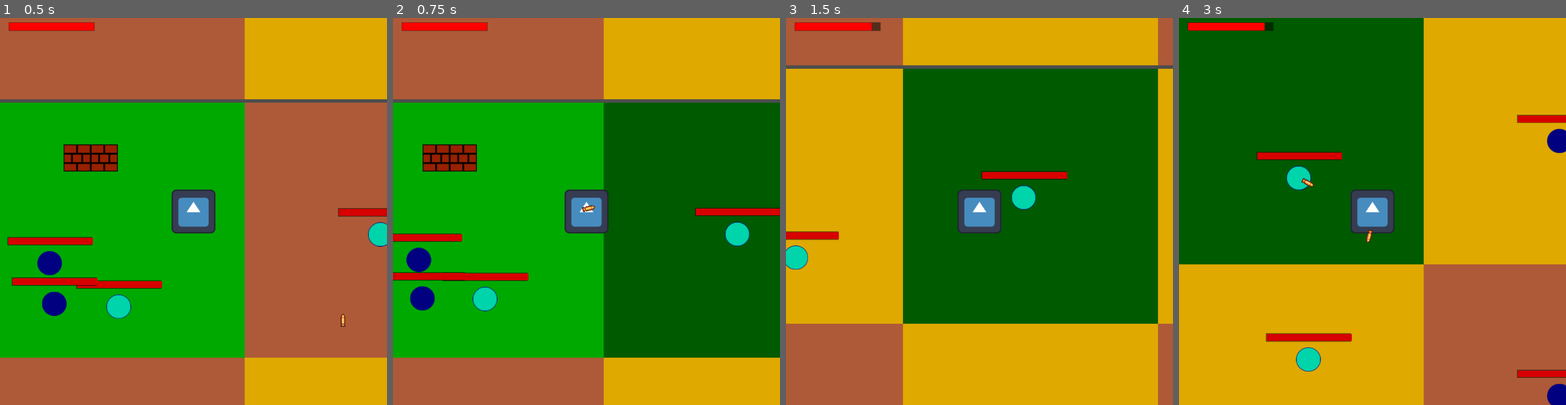
Above: before the commit, frames 1-4 (left to right).
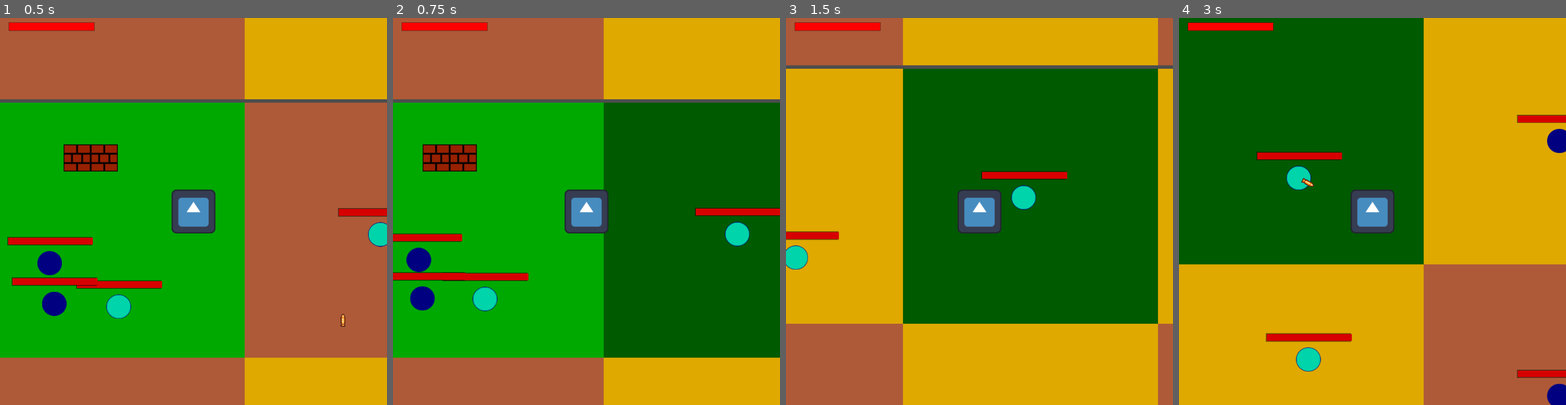
Above: after the commit, the same moments.

Repository: Jcalafange/IA_para_jogos
Game: Godot game, scene res://Cena1.tscn
Same seed, same stepped clock (60 frames per second), same inputs: the game is played once before the commit and once after it. The engine's default icon, where the game draws it, is replaced by a stand-in: a white triangle on a blue panel in a dark square.
Inputs (mouse positions are in pixels of both pictures, inside the frame that each line leads up to):
- Up to frame 1 (0.5 s): no input
- Up to frame 2 (0.75 s): move the mouse to (671, 192) at 0.52 s; hold D (move_right) from 0.53 s (still down); click (671, 192) at 0.67 s
- Up to frame 3 (1.5 s): move the mouse to (902, 230) at 1.27 s; release D (move_right) at 1.28 s; hold S (move_down) from 1.28 s (still down)
- Up to frame 4 (3 s): move the mouse to (1411, 126) at 2.02 s; release S (move_down) at 2.03 s; hold D (move_right) 2.03-2.78 s; move the mouse to (1353, 288) at 2.77 s; hold W (move_up) from 2.78 s (still down); click (1353, 288) at 2.92 s

Frame 1 is identical in both runs. In frame 2, less than 0.1% of the frame differs, in the area x 48-53%, y 48-51%; in frame 3, less than 0.1%; in frame 4, less than 0.1%, in the area x 22-51%, y 1-59%.

Commit message:
Create Branch

Diff:
--- a/Cena1.tscn
+++ b/Cena1.tscn
@@ -1,19 +1,15 @@
-[gd_scene load_steps=11 format=3 uid="uid://dvkx8053yek68"]
+[gd_scene load_steps=9 format=3 uid="uid://dvkx8053yek68"]
 
 [ext_resource type="Script" path="res://Scripts/GameController.gd" id="1_k3llr"]
 [ext_resource type="PackedScene" uid="uid://c46y1mpjb84cc" path="res://scenes/zonas/Zone.tscn" id="2_ibn4e"]
 [ext_resource type="PackedScene" uid="uid://c7yjtaywdoswx" path="res://scenes/ball/ball.tscn" id="3_glsyj"]
-[ext_resource type="Script" path="res://Scripts/bola.gd" id="3_opcuk"]
 [ext_resource type="Texture2D" uid="uid://dwrvjxtuxssb" path="res://sprints/brick.png" id="3_pycwx"]
-[ext_resource type="Texture2D" uid="uid://cflhx2ul21p2t" path="res://icon.svg" id="4_xq5yl"]
-[ext_resource type="Script" path="res://Scripts/BulletManager.gd" id="6_gvfge"]
+[ext_resource type="PackedScene" uid="uid://dp5gx5ao5yg1o" path="res://scenes/Player/player.tscn" id="6_qx3qy"]
 [ext_resource type="PackedScene" uid="uid://c1dr2qejk47wc" path="res://scenes/Bullet/bullet.tscn" id="7_v4s5h"]
+[ext_resource type="PackedScene" uid="uid://bdj2ucym8ro53" path="res://scenes/Bullet/bullet_manager.tscn" id="7_ye46o"]
 
 [sub_resource type="RectangleShape2D" id="RectangleShape2D_aprri"]
 size = Vector2(32, 32)
-
-[sub_resource type="RectangleShape2D" id="RectangleShape2D_rn4r2"]
-size = Vector2(52, 52)
 
 [node name="Node2D" type="Node2D"]
 
@@ -253,29 +249,6 @@
 color = Color(1, 0, 0, 1)
 metadata/_edit_use_anchors_ = true
 
-[node name="player" type="CharacterBody2D" parent="." groups=["Player"]]
-position = Vector2(240, 128)
-collision_mask = 7
-script = ExtResource("3_opcuk")
-metadata/_edit_group_ = true
-
-[node name="Sprite2D" type="Sprite2D" parent="player"]
-position = Vector2(0, 7.62939e-06)
-scale = Vector2(0.40625, 0.40625)
-texture = ExtResource("4_xq5yl")
-
-[node name="CollisionShape2D" type="CollisionShape2D" parent="player"]
-shape = SubResource("RectangleShape2D_rn4r2")
-
-[node name="ShootTimer" type="Timer" parent="player"]
-
-[node name="Camera2D" type="Camera2D" parent="player"]
-zoom = Vector2(1.976, 1.976)
-
-[node name="BulletManager" type="Node2D" parent="."]
-script = ExtResource("6_gvfge")
-bullet_scene = ExtResource("7_v4s5h")
-
-[connection signal="StatusChange" from="player" to="GameController" method="_on_player_status_change"]
-[connection signal="shoot" from="player" to="BulletManager" method="_on_player_shoot"]
-[connection signal="timeout" from="player/ShootTimer" to="player" method="_on_shoot_timer_timeout"]
+[node name="player" parent="." instance=ExtResource("6_qx3qy")]
+
+[node name="BulletManager" parent="." instance=ExtResource("7_ye46o")]
--- /dev/null
+++ b/CenaGOAP.tscn
@@ -0,0 +1,33 @@
+[gd_scene load_steps=7 format=3 uid="uid://bsw7w1tgio82b"]
+
+[ext_resource type="PackedScene" uid="uid://dp5gx5ao5yg1o" path="res://scenes/Player/player.tscn" id="1_7dmto"]
+[ext_resource type="Script" path="res://cena_goap.gd" id="1_k6e0f"]
+[ext_resource type="Texture2D" uid="uid://bdefv0w0xgt3e" path="res://assets/Bricks_001.png" id="1_r3p8i"]
+[ext_resource type="PackedScene" uid="uid://bdj2ucym8ro53" path="res://scenes/Bullet/bullet_manager.tscn" id="2_pbrnv"]
+[ext_resource type="PackedScene" uid="uid://ckftyrj1l3hqs" path="res://GoapScene/Enemie/Enemie.tscn" id="4_kve8a"]
+
+[sub_resource type="RectangleShape2D" id="RectangleShape2D_b5w7y"]
+size = Vector2(925, 676)
+
+[node name="CenaGoap" type="Node2D"]
+script = ExtResource("1_k6e0f")
+
+[node name="floorGround" type="Area2D" parent="."]
+
+[node name="Sprite2D" type="Sprite2D" parent="floorGround"]
+position = Vector2(454, 330.5)
+scale = Vector2(1.8125, 1.32227)
+texture = ExtResource("1_r3p8i")
+
+[node name="CollisionShape2D" type="CollisionShape2D" parent="floorGround"]
+position = Vector2(452.5, 328)
+shape = SubResource("RectangleShape2D_b5w7y")
+
+[node name="player" parent="." instance=ExtResource("1_7dmto")]
+position = Vector2(228, 225)
+
+[node name="BulletManager" parent="." instance=ExtResource("2_pbrnv")]
+position = Vector2(25, 76)
+
+[node name="Enemie" parent="." groups=["Enemies"] instance=ExtResource("4_kve8a")]
+position = Vector2(405, 222)
--- /dev/null
+++ b/GoapScene/Enemie/Enemie.tscn
@@ -0,0 +1,27 @@
+[gd_scene load_steps=5 format=3 uid="uid://ckftyrj1l3hqs"]
+
+[ext_resource type="Script" path="res://GoapScene/Enemie/enemie.gd" id="1_qnw0d"]
+[ext_resource type="Texture2D" uid="uid://d07slgxm0w723" path="res://sprints/path1.png" id="2_wq6ua"]
+
+[sub_resource type="CircleShape2D" id="CircleShape2D_tryx3"]
+radius = 24.0
+
+[sub_resource type="CircleShape2D" id="CircleShape2D_dky7t"]
+radius = 29.0172
+
+[node name="Enemie" type="CharacterBody2D"]
+script = ExtResource("1_qnw0d")
+
+[node name="Sprite2D" type="Sprite2D" parent="."]
+texture = ExtResource("2_wq6ua")
+
+[node name="CollisionShape2D" type="CollisionShape2D" parent="."]
+shape = SubResource("CircleShape2D_tryx3")
+
+[node name="hitBox" type="Area2D" parent="."]
+
+[node name="CollisionShape2D" type="CollisionShape2D" parent="hitBox"]
+shape = SubResource("CircleShape2D_dky7t")
+debug_color = Color(0.951142, 0.222595, 5.77569e-07, 0.42)
+
+[connection signal="body_entered" from="hitBox" to="." method="_on_hit_box_body_entered"]
--- /dev/null
+++ b/GoapScene/Enemie/enemie.gd
@@ -0,0 +1,49 @@
+extends CharacterBody2D
+
+var is_moving = false
+var is_attacking = false
+
+var chase_speed = 100
+
+@onready var player = $"../player"  # Referência ao nó do jogador.
+
+func _ready():
+	var agent = GoapAgent.new()
+	agent.init(self, [
+		ChasePlayerGoal.new()
+	])
+
+	add_child(agent)
+	set_process(true)
+
+func _process(delta):
+	# Calcula a direção para o jogador
+	var direction = (player.position - position).normalized()
+
+	# Move o personagem em direção ao jogador
+	velocity = direction * chase_speed
+
+	# Atualiza a posição do personagem
+	move_and_slide()
+
+func move_to(direction, delta):
+	is_moving = true
+	is_attacking = false
+	velocity = direction * 100  # Ajuste para uma velocidade apropriada.
+	move_and_slide()
+
+
+func _on_hit_box_body_entered(body: Node2D) -> void:
+	print("Hit")
+	print(body.get_groups())
+	if body.is_in_group("Player"):
+		print("Player Detected")
+		body.currentLife -= 10  # Subtrai 10 da vida do jogador quando ele entra na caixa de colisão
+		print("Player hit! Current life: %s" % body.currentLife)
+		if body.currentLife <= 0:
+			print("Player is dead!") #function body.
+		var push_direction = (position - body.position).normalized()  # Direção oposta ao jogador
+		var push_strength = 50  # Força do empurrão (ajuste conforme necessário)
+
+		# Movimenta o inimigo para trás (deslocamento)
+		position += push_direction * push_strength
--- /dev/null
+++ b/GoapScene/Scripts/action.gd
@@ -0,0 +1,18 @@
+extends Node
+
+class_name GoapAction
+
+func is_valid() -> bool:
+	return true
+
+func get_cost(_blackboard) -> int:
+	return 1000
+
+func get_preconditions() -> Dictionary:
+	return {}
+
+func get_effects() -> Dictionary:
+	return {}
+
+func perform(_actor, _delta) -> bool:
+	return false
--- /dev/null
+++ b/GoapScene/Scripts/action_planner.gd
@@ -0,0 +1,101 @@
+extends Node
+
+class_name GoapActionPlanner
+
+var _actions: Array
+
+func set_actions(actions: Array):
+	_actions = actions
+
+func get_plan(goal: GoapGoal, blackboard = {}) -> Array:
+	print("Goal: %s" % goal.get_clazz())
+	WorldState.console_message("Goal: %s" % goal.get_clazz())
+	var desired_state = goal.get_desired_state().duplicate()
+	print(desired_state)
+
+	if desired_state.is_empty():
+		return []
+
+	return _find_best_plan(goal, desired_state, blackboard)
+
+func _find_best_plan(goal, desired_state, blackboard):
+	var root = {
+		"action": goal,
+		"state": desired_state,
+		"children": []
+	}
+	if _build_plans(root, blackboard.duplicate()):
+		var plans = _transform_tree_into_array(root, blackboard)
+		return _get_cheapest_plan(plans)
+	return []
+
+func _get_cheapest_plan(plans):
+	print("O plano é: ")
+	var best_plan
+	for p in plans:
+		_print_plan(p)
+		if best_plan == null or p.cost < best_plan.cost:
+			best_plan = p
+	return best_plan.actions
+
+func _build_plans(step, blackboard):
+	var has_followup = false
+
+	var state = step.state.duplicate()
+	for s in step.state:
+		if state[s] == blackboard.get(s):
+			state.erase(s)
+
+	if state.is_empty():
+		return true
+
+	for action in _actions:
+		if not action.is_valid():
+			continue
+
+		var should_use_action = false
+		var effects = action.get_effects()
+		var desired_state = state.duplicate()
+
+		for s in desired_state:
+			if desired_state[s] == effects.get(s):
+				desired_state.erase(s)
+				should_use_action = true
+
+		if should_use_action:
+			var preconditions = action.get_preconditions()
+			for p in preconditions:
+				desired_state[p] = preconditions[p]
+
+			var s = {
+				"action": action,
+				"state": desired_state,
+				"children": []
+				}
+
+			if desired_state.is_empty() or _build_plans(s, blackboard.duplicate()):
+				step.children.push_back(s)
+				has_followup = true
+
+	return has_followup
+
+func _transform_tree_into_array(p, blackboard):
+	var plans = []
+
+	if p.children.size() == 0:
+		plans.push_back({ "actions": [p.action], "cost": p.action.get_cost(blackboard) })
+		return plans
+	for c in p.children:
+		for child_plan in _transform_tree_into_array(c, blackboard):
+			if p.action.has_method("get_cost"):
+				child_plan.actions.push_back(p.action)
+				child_plan.cost += p.action.get_cost(blackboard)
+			plans.push_back(child_plan)
+	return plans
+
+func _print_plan(plan):
+	var actions = []
+	for a in plan.actions:
+		actions.push_back(a.get_clazz())
+	print({"cost": plan.cost, "actions": actions})
+	WorldState.console_message({"cost": plan.cost, "actions": actions})
--- /dev/null
+++ b/GoapScene/Scripts/actions/chase_player_action.gd
@@ -0,0 +1,49 @@
+extends GoapAction
+
+class_name ChasePlayerAction
+
+func get_clazz():
+	return "ChasePlayerAction"
+
+# Define o custo da ação com base na distância até o jogador.
+func get_cost(_blackboard) -> int:
+	var actor = _blackboard.get("actor")
+	var player = _blackboard.get("player")
+	return actor.position.distance_to(player.position)
+
+# Pré-condições para executar esta ação.
+func get_preconditions() -> Dictionary:
+	return {
+		"player_visible": true
+	}
+
+# Efeitos da ação: o jogador está ao alcance.
+func get_effects() -> Dictionary:
+	return {
+		"player_in_range": true
+	}
+
+# Lógica para executar a perseguição.
+func perform(actor, delta) -> bool:
+	var player = WorldState.get_state("player_instance", null)
+	if player == null:
+		return false
+
+	var direction = actor.position.direction_to(player.position)
+	actor.move_to(direction, delta)
+
+	# Verifica se o inimigo está próximo o suficiente do jogador.
+	if actor.position.distance_to(player.position) < 10:
+		# Quando o inimigo está perto, causa dano ao jogador
+		if player.has_method("currentLife"):
+			player.currentLife -= 10  # Diminui 10 da vida do jogador
+
+		# Verifica se a vida do jogador chegou a zero
+		if player.currentLife <= 0:
+			# O jogador morre
+			WorldState.set_state("player_dead", true)
+			return true
+
+		return true  # O inimigo atingiu o jogador
+
+	return false  # O inimigo ainda está perseguindo o jogador
--- /dev/null
+++ b/GoapScene/Scripts/agent.gd
@@ -0,0 +1,56 @@
+extends Node
+
+class_name  GoapAgent
+# Called when the node enters the scene tree for the first time.
+var _goals
+var _current_goal
+var _current_plan
+var _current_plan_step = 0
+
+var _actor
+func _ready() -> void:
+	print("Planejador Preparado")
+
+func _process(delta):
+	var goal = _get_best_goal()
+	if _current_goal == null or goal != _current_goal:
+		var blackboard = {
+				"position": _actor.position,
+				}
+
+		for s in WorldState._state:
+			blackboard[s] = WorldState._state[s]
+			print(s)
+
+		_current_goal = goal
+		_current_plan = Goap.get_action_planner().get_plan(_current_goal, blackboard)
+		_current_plan_step = 0
+
+		if _current_plan.size() > 0:
+			print("Plano gerado:", _current_plan)
+		else:
+			print("Nenhum plano gerado.")
+
+	else:
+		_follow_plan(_current_plan, delta)
+
+func init(actor, goals: Array):
+	_actor = actor
+	_goals = goals
+
+func _get_best_goal():
+	var highest_priority
+
+	for goal in _goals:
+		if goal.is_valid() and (highest_priority == null or goal.priority() > highest_priority.priority()):
+			highest_priority = goal
+
+	return highest_priority
+
+func _follow_plan(plan, delta):
+	if plan.size() == 0:
+		return
+
+	var is_step_complete = plan[_current_plan_step].perform(_actor, delta)
+	if is_step_complete and _current_plan_step < plan.size() - 1:
+		_current_plan_step += 1
--- /dev/null
+++ b/GoapScene/Scripts/goal.gd
@@ -0,0 +1,12 @@
+extends Node
+
+class_name GoapGoal
+
+func is_valid() -> bool:
+	return true
+
+func priority() -> int:
+	return 1
+
+func get_desired_state() -> Dictionary:
+	return {}
--- /dev/null
+++ b/GoapScene/Scripts/goals/chase_player.gd
@@ -0,0 +1,20 @@
+extends GoapGoal
+
+class_name ChasePlayerGoal
+
+func get_clazz():
+	return "ChasePlayerGoal"
+
+# O objetivo é válido apenas se o jogador estiver na cena.
+func is_valid() -> bool:
+	return WorldState.get_state("player_visible", false)
+
+# Define a prioridade para o objetivo.
+func priority() -> int:
+	return 2
+
+# Estado desejado: o jogador está em alcance.
+func get_desired_state() -> Dictionary:
+	return {
+		"player_in_range": true
+	}
--- /dev/null
+++ b/GoapScene/Scripts/goals/kill_player.gd
@@ -0,0 +1,20 @@
+extends GoapGoal
+
+class_name KillPlayerGoal
+
+func get_clazz():
+	return "KillPlayerGoal"
+
+# O objetivo é válido apenas se o jogador estiver visível.
+func is_valid() -> bool:
+	return WorldState.get_state("player_visible", false)
+
+# Define a prioridade para o objetivo. Pode ser mais alta, pois "matar" é um objetivo importante.
+func priority() -> int:
+	return 3  # Definido para ser mais alto do que perseguir.
+
+# Estado desejado: o jogador está morto.
+func get_desired_state() -> Dictionary:
+	return {
+		"player_dead": true
+	}
--- /dev/null
+++ b/GoapScene/Scripts/goap.gd
@@ -0,0 +1,11 @@
+extends Node
+
+var _action_planner =  GoapActionPlanner.new()
+
+func _ready():
+	print("Goap Ativo")
+	_action_planner.set_actions([])
+
+
+func get_action_planner() -> GoapActionPlanner:
+	return _action_planner
--- /dev/null
+++ b/GoapScene/Scripts/worldState.gd
@@ -0,0 +1,35 @@
+extends Node
+
+var _state = {
+}
+
+func get_state(state_name, default = null):
+	return _state.get(state_name, default)
+
+
+func set_state(state_name, value):
+	_state[state_name] = value
+
+
+func clear_state():
+	_state = {}
+
+
+func get_elements(group_name):
+	return self.get_tree().get_nodes_in_group(group_name)
+
+func get_closest_element(group_name, reference):
+	var elements = get_elements(group_name)
+	var closest_element
+	var closest_distance = 10000000
+
+	for element in elements:
+		var distance = reference.position.distance_to(element.position)
+		if  distance < closest_distance:
+			closest_distance = distance
+			closest_element = element
+
+	return closest_element
+
+func console_message(object):
+	print("\n%s" % str(object))
--- a/Scripts/bola.gd
+++ b/Scripts/bola.gd
@@ -11,7 +11,7 @@
 signal StatusChange
 
 func _ready():
-	connect("area_entered", Callable(self, "_on_bullet_body_entered"))
+	#connect("area_entered", Callable(self, "_on_bullet_body_entered"))
 	currentLife = maxLife
 
 func _physics_process(delta: float) -> void:
--- /dev/null
+++ b/cena_goap.gd
@@ -0,0 +1,8 @@
+extends Node2D
+
+# Called when the node enters the scene tree for the first time.
+func _ready() -> void:
+	WorldState.set_state("player_visible", true)  # Jogador visível
+	WorldState.set_state("player_instance", $player)
+
+	print("Estado Atual:", WorldState._state)
--- a/project.godot
+++ b/project.godot
@@ -18,6 +18,8 @@
 [autoload]
 
 GameController="*res://Scripts/GameController.gd"
+WorldState="*res://GoapScene/Scripts/worldState.gd"
+Goap="*res://GoapScene/Scripts/goap.gd"
 
 [display]
 
--- /dev/null
+++ b/scenes/Bullet/bullet_manager.tscn
@@ -0,0 +1,8 @@
+[gd_scene load_steps=3 format=3 uid="uid://bdj2ucym8ro53"]
+
+[ext_resource type="Script" path="res://Scripts/BulletManager.gd" id="1_0mo58"]
+[ext_resource type="PackedScene" uid="uid://c1dr2qejk47wc" path="res://scenes/Bullet/bullet.tscn" id="2_ge17b"]
+
+[node name="BulletManager" type="Node2D"]
+script = ExtResource("1_0mo58")
+bullet_scene = ExtResource("2_ge17b")
--- /dev/null
+++ b/scenes/Player/player.tscn
@@ -0,0 +1,28 @@
+[gd_scene load_steps=4 format=3 uid="uid://dp5gx5ao5yg1o"]
+
+[ext_resource type="Script" path="res://Scripts/bola.gd" id="1_ysqou"]
+[ext_resource type="Texture2D" uid="uid://cflhx2ul21p2t" path="res://icon.svg" id="2_3x7ce"]
+
+[sub_resource type="RectangleShape2D" id="RectangleShape2D_rn4r2"]
+size = Vector2(52, 52)
+
+[node name="player" type="CharacterBody2D" groups=["Player"]]
+position = Vector2(240, 128)
+collision_mask = 7
+script = ExtResource("1_ysqou")
+metadata/_edit_group_ = true
+
+[node name="Sprite2D" type="Sprite2D" parent="."]
+position = Vector2(0, 7.62939e-06)
+scale = Vector2(0.40625, 0.40625)
+texture = ExtResource("2_3x7ce")
+
+[node name="CollisionShape2D" type="CollisionShape2D" parent="."]
+shape = SubResource("RectangleShape2D_rn4r2")
+
+[node name="ShootTimer" type="Timer" parent="."]
+
+[node name="Camera2D" type="Camera2D" parent="."]
+zoom = Vector2(1.976, 1.976)
+
+[connection signal="timeout" from="ShootTimer" to="." method="_on_shoot_timer_timeout"]
Binary file removed: Avoid1.PNG
Not shown, removed: Avoid1.PNG.import
Binary file removed: Avoid2.PNG
Binary file removed: Enemy1Flee1.PNG
Not shown, removed: Enemy1Flee1.PNG.import
Binary file removed: Enemy1Flee2.PNG
Binary file removed: Enemy1follow1.PNG
Not shown, removed: Enemy1follow1.PNG.import
Binary file removed: Enemy1follow2.PNG
Not shown, removed: Enemy1follow2.PNG.import
Binary file removed: Enemy2Atack.PNG
Not shown, removed: Enemy2Atack.PNG.import
(and 2 more such lines)
